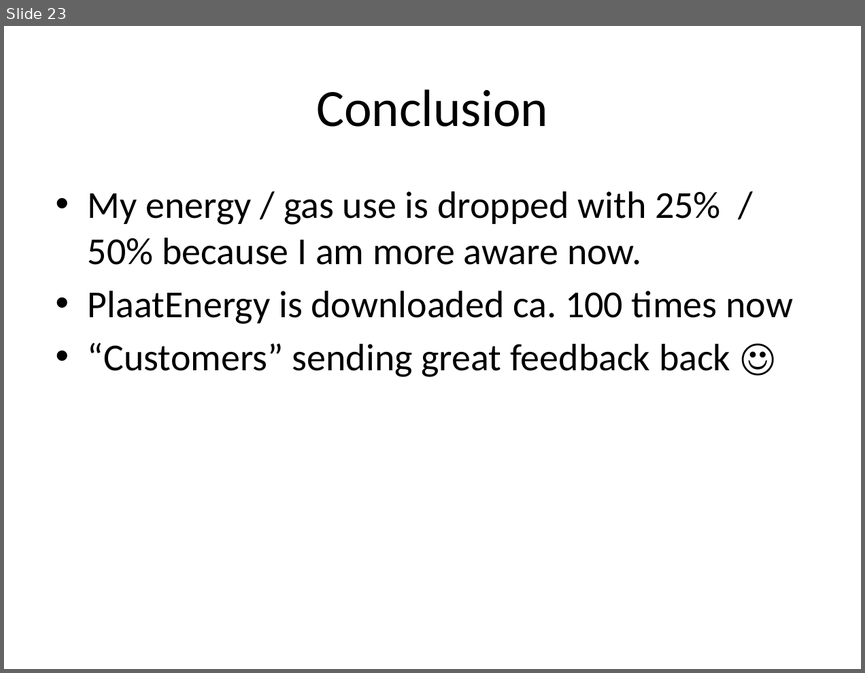
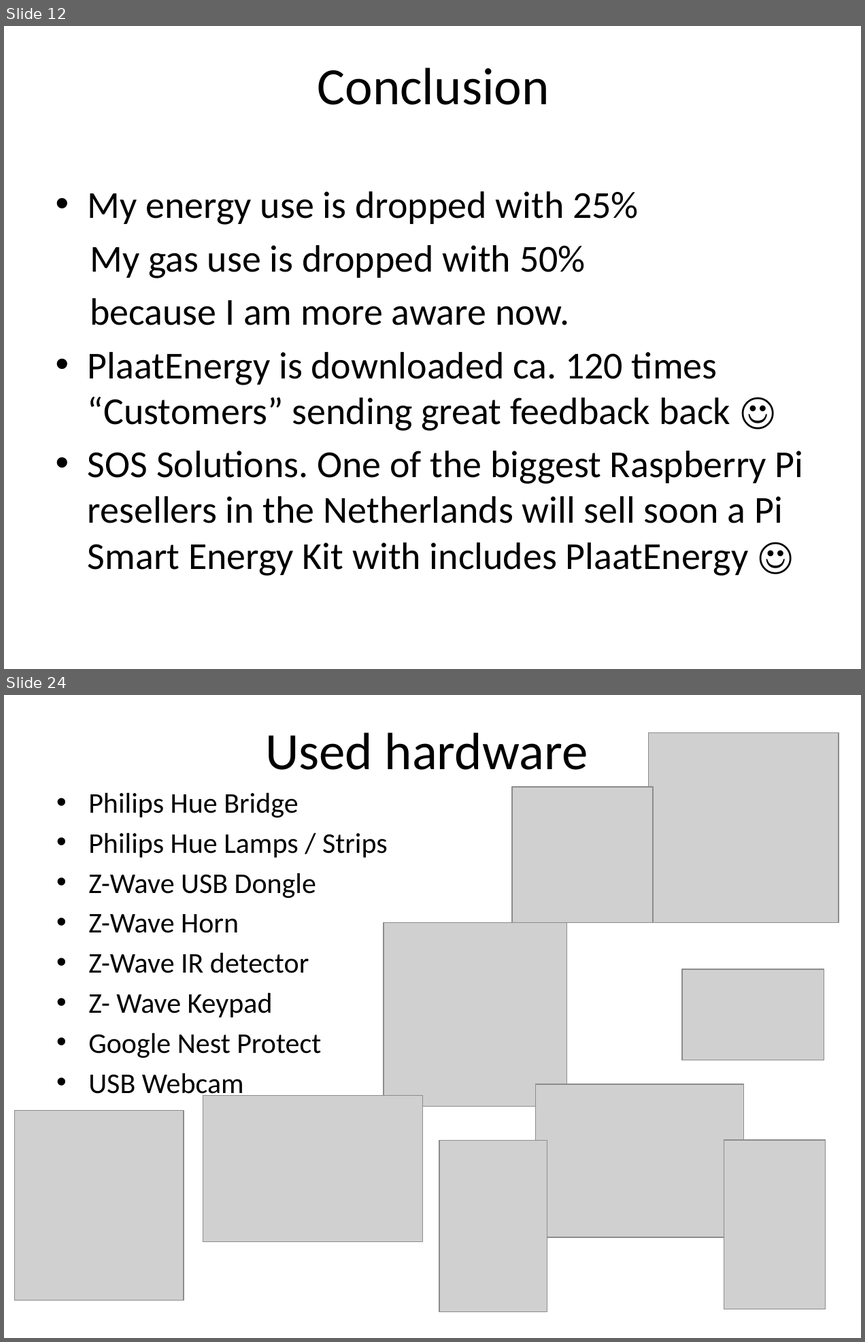
Before and after one commit to plaatsoft/plaatenergy, a slide deck: doc/ppt/PlaatEnergy Design.pptx. Shown one above the other, each under a label of ours: slide 23 before the commit, slides 12 and 24 after it; the slides between them are not shown. The pictures are 865x673 and 865x1342 pixels, drawn with LibreOffice and Linux fonts; fonts in the diff are those of the drawing; grey boxes stand for pictures. Boxes give left, top, right and bottom in pixels: in the first picture for what was removed or moved away, otherwise in the second. Text is boxed around its words. In the diff, an @@ line names an element or a change of style, - is before the commit and + after.

```diff
--- a/doc/ppt/PlaatEnergy Design.pptx
+++ b/doc/ppt/PlaatEnergy Design.pptx
@@ slide 24 added at (4,695,861,1338), background #FFFFFF @@
@@ title added at (265,732,588,770), 44 pt, text #000000 @@
+Used hardware
@@ picture added at (649,732,838,922) @@
@@ text added at (88,792,388,1100), 24 pt, text #000000 @@
+• Philips Hue Bridge
+• Philips Hue Lamps / Strips
+• Z-Wave USB Dongle
+• Z-Wave Horn
+• Z-Wave IR detector
+• Z- Wave Keypad
+• Google Nest Protect
+• USB Webcam
@@ picture added at (512,787,653,922) @@
@@ picture added at (383,923,567,1106) @@
@@ picture added at (682,969,823,1060) @@
@@ picture added at (203,1095,422,1241) @@
@@ picture added at (535,1084,743,1238) @@
@@ picture added at (14,1110,183,1300) @@
@@ picture added at (439,1140,547,1312) @@
@@ picture added at (723,1140,825,1308) @@
@@ what was slide 23 is now slide 12 @@
@@ slide 12 changed as well @@
@@ title "Conclusion": place and size @@
-title "Conclusion" at (316,89,548,127)
+title "Conclusion" at (317,67,549,105)
@@ text at (88,191,804,575): text changed @@
-• My energy / gas use is dropped with 25% / 50% because I am more aware now.
-• PlaatEnergy is downloaded ca. 100 times now
-• “Customers” sending great feedback back ☺
+• My energy use is dropped with 25%
+My gas use is dropped with 50%
+because I am more aware now.
+• PlaatEnergy is downloaded ca. 120 times “Customers” sending great feedback back ☺
+• SOS Solutions. One of the biggest Raspberry Pi resellers in the Netherlands will sell soon a Pi Smart Energy Kit with includes PlaatEnergy ☺
```
Also in this commit, not shown: 10 other slides changed, 4 other slides added, 5 slides removed.
